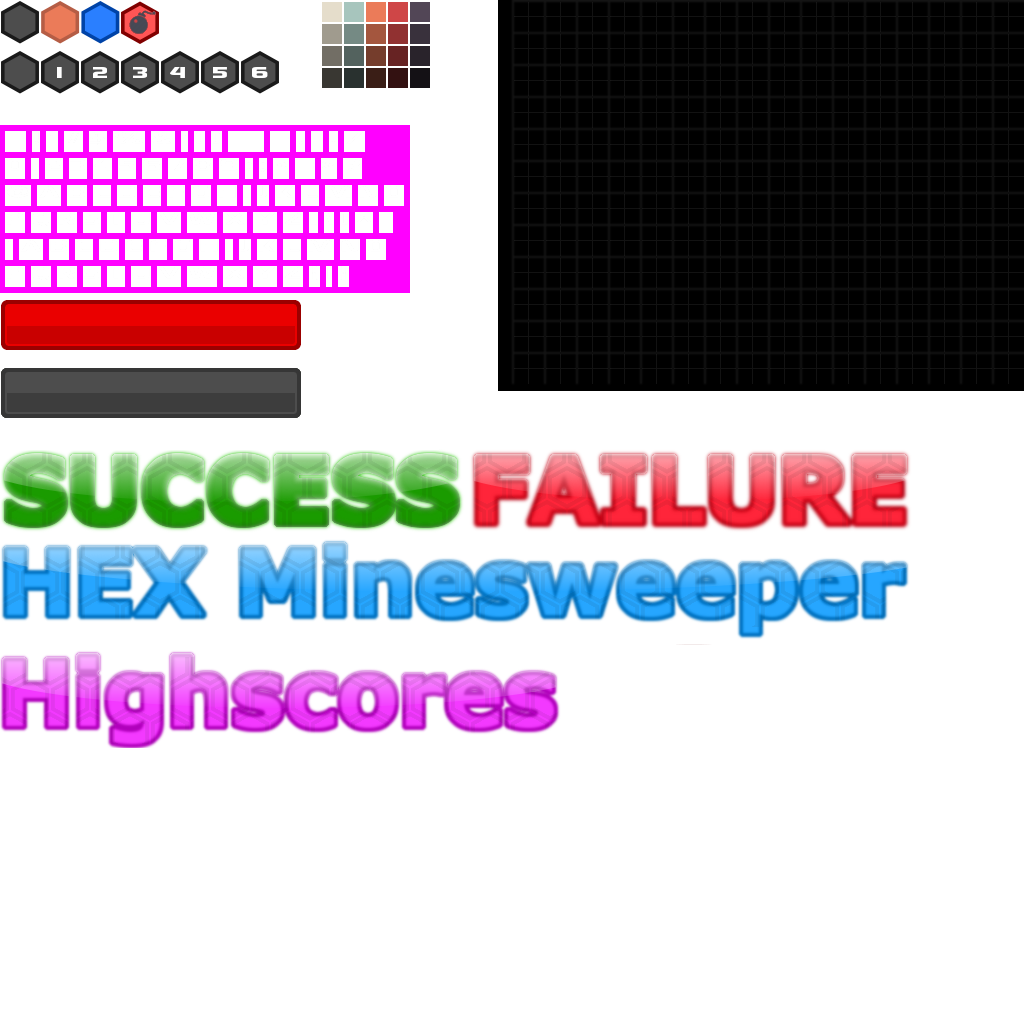
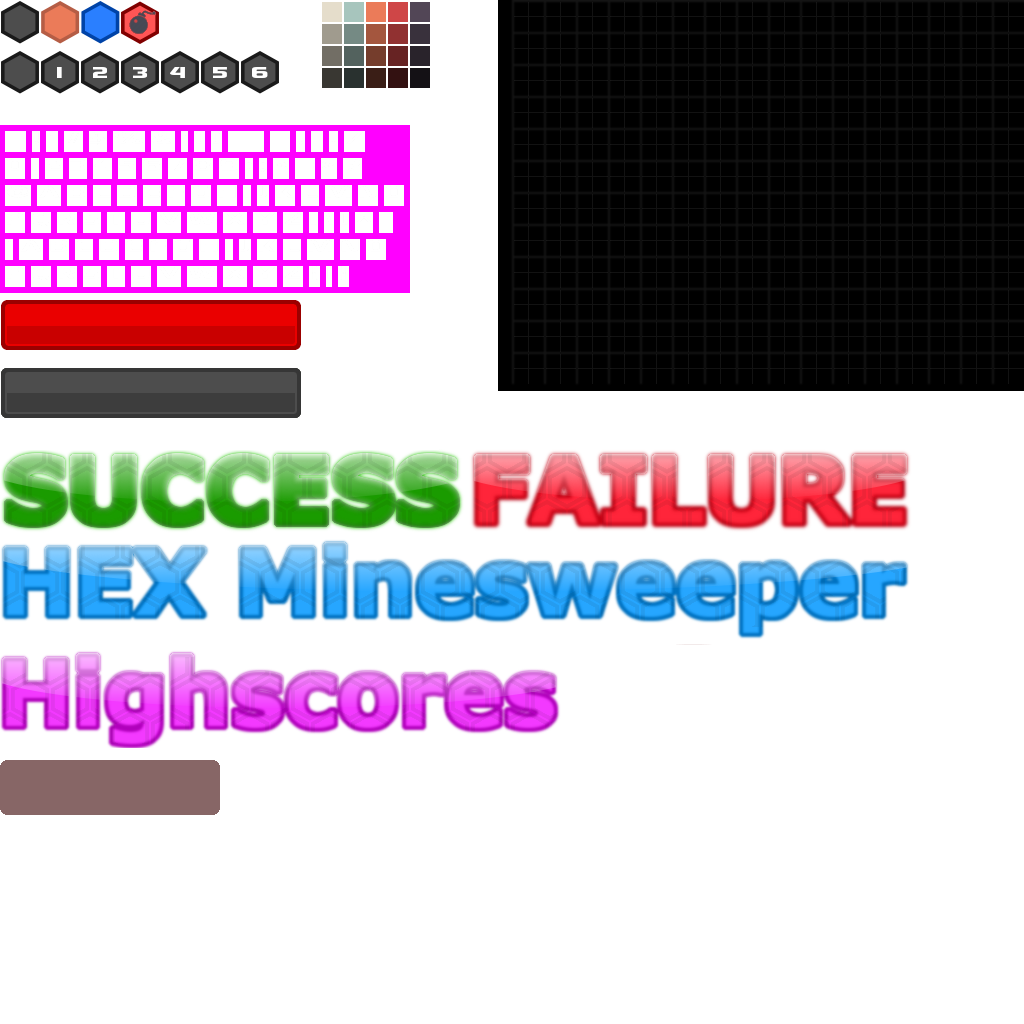
Layers edited between the first and the second 1024 × 1024 image:
hid "Ebene #3", moved it above "Ebene #2", painted on it over (x1=0, y1=760, x2=220, y2=815)
"Ebene #2": opacity 100% → 61%, moved it above "Ebene #10", painted on it over (x1=0, y1=760, x2=220, y2=815)
removed layer "Ebene #6" over (x1=0, y1=760, x2=202, y2=815)
removed layer "Ebene #7" (was 20%) over (x1=8, y1=771, x2=192, y2=815)
